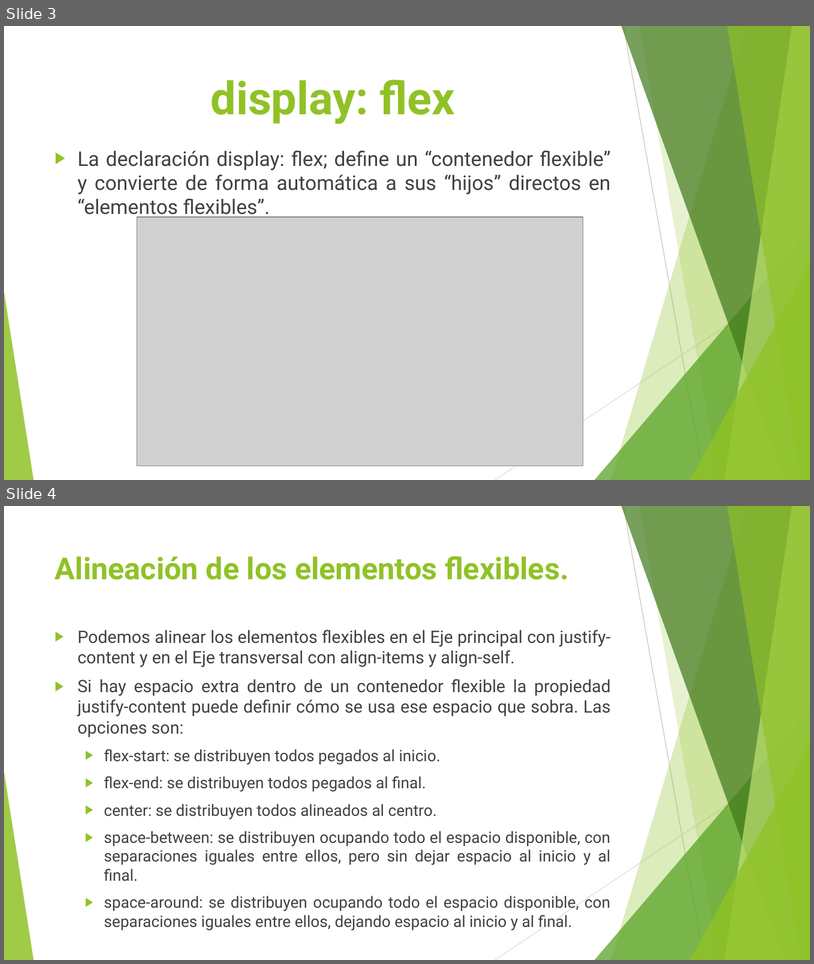
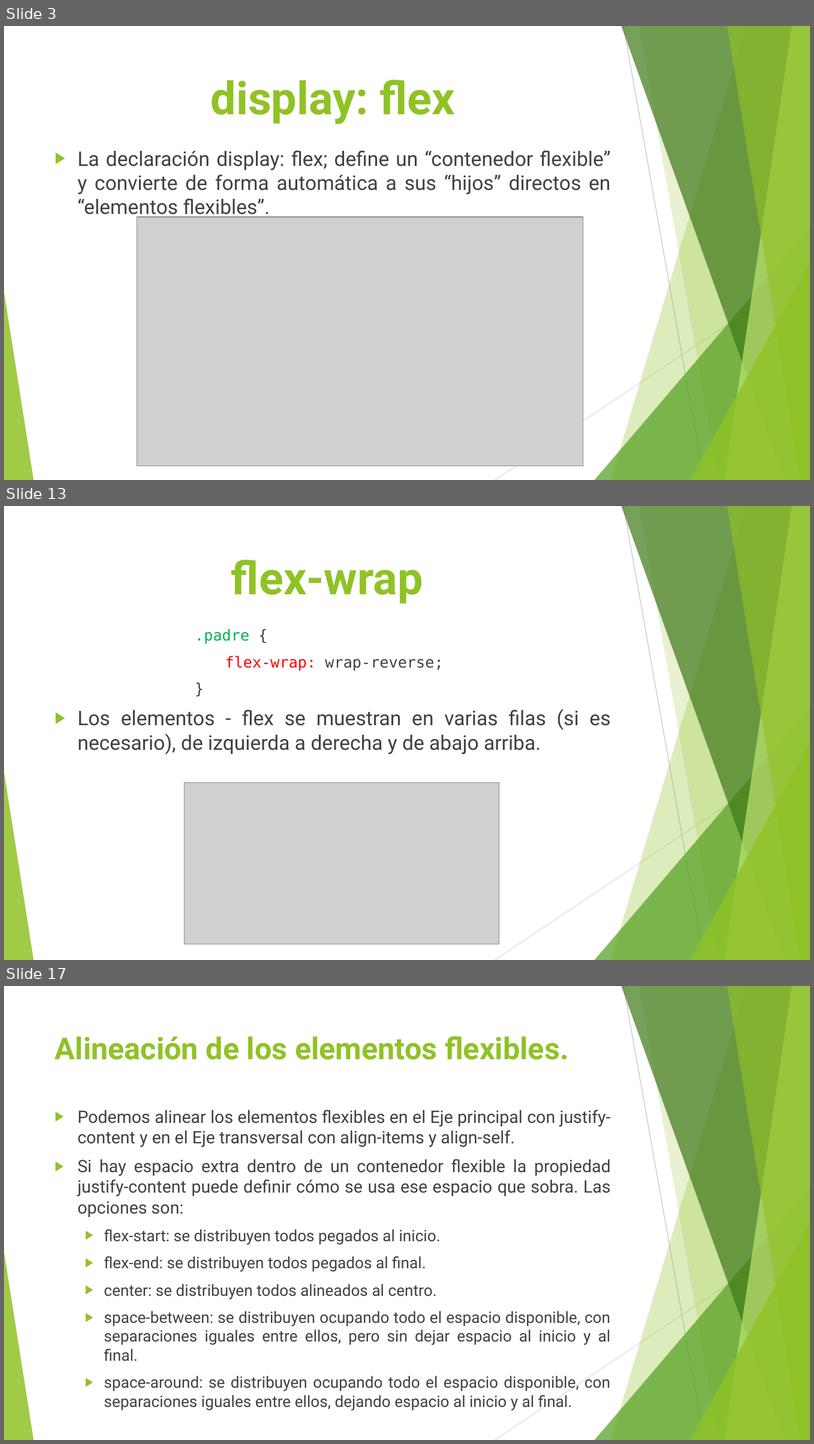
Before and after one commit to sergio180194/ProgramacionWeb, a slide deck: Flexbox/Flexbox.pptx. Shown one above the other, each under a label of ours: slides 3 and 4 before the commit, slides 3, 13 and 17 after it; the slides between them are not shown. The pictures are 814x964 and 814x1444 pixels, drawn with LibreOffice and Linux fonts; fonts in the diff are those of the drawing; grey boxes stand for pictures. Boxes give left, top, right and bottom in pixels: in the first picture for what was removed or moved away, otherwise in the second. Text is boxed around its words. In the diff, an @@ line names an element or a change of style, - is before the commit and + after.

```diff
--- a/Flexbox/Flexbox.pptx
+++ b/Flexbox/Flexbox.pptx
@@ slide 13 added at [4,506,810,960], background #FFFFFF; not listed: 10 template elements that a slide beside it also shows @@
@@ title added at [231,559,423,604], 54 pt, text #90C226, bold @@
+flex-wrap
@@ text added at [195,629,443,671], 18 pt, text #404040 @@
+.padre {
+flex-wrap: wrap-reverse;
+}
@@ text added at [78,709,611,754], 24 pt, text #404040 @@
+▶ Los elementos - flex se muestran en varias filas (si es necesario), de izquierda a derecha y de abajo arriba.
@@ picture added at [184,783,500,944] @@
@@ what was slide 4 is now slide 17 @@
```
Also in this commit, not shown: 1 slide changed, 30 other slides added, 1 other file.
